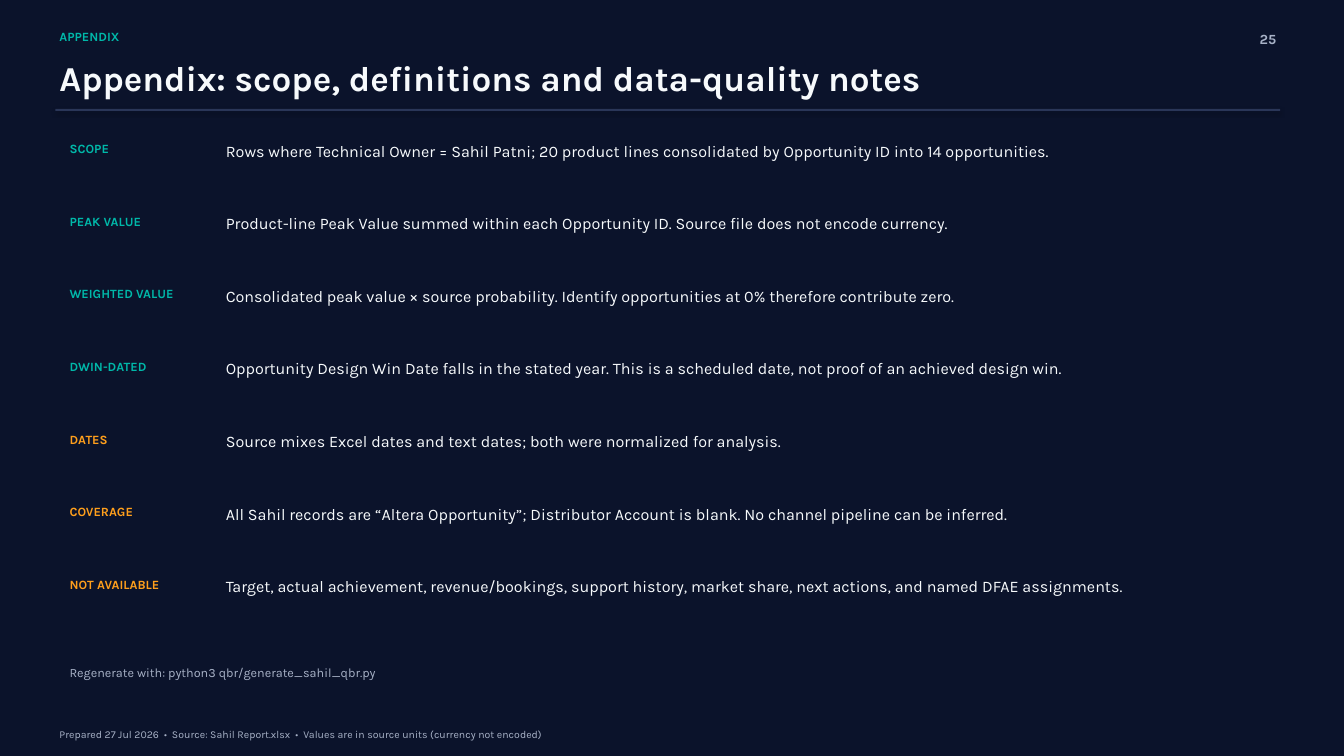
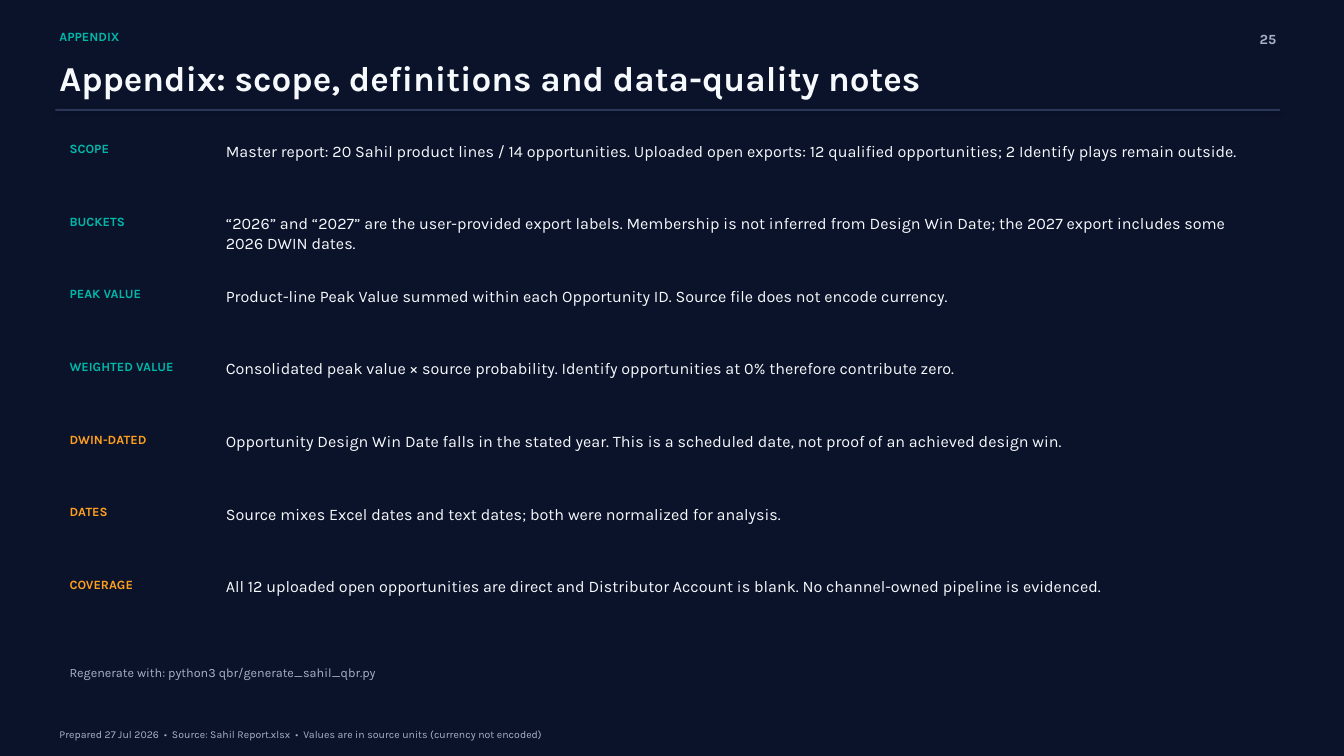
Before and after one commit to sahilpat28/Cursor_Sahil, a slide deck: slide 25 of qbr/output/Sahil_QBR_2026-07-29.pptx. Drawn at 1344x756 pixels with LibreOffice and Linux fonts; fonts in the diff are those of the drawing. Boxes give left, top, right and bottom in pixels: in the first picture for what was removed or moved away, otherwise in the second. Text is boxed around its words. In the diff, an @@ line names an element or a change of style, - is before the commit and + after.

```diff
--- a/qbr/output/Sahil_QBR_2026-07-29.pptx
+++ b/qbr/output/Sahil_QBR_2026-07-29.pptx
@@ text at bbox=[226, 146, 1237, 161]: text changed @@
-Rows where Technical Owner = Sahil Patni; 20 product lines consolidated by Opportunity ID into 14 opportunities.
+Master report: 20 Sahil product lines / 14 opportunities. Uploaded open exports: 12 qualified opportunities; 2 Identify plays remain outside.
@@ text at bbox=[70, 217, 125, 226]: text changed @@
-PEAK VALUE
+BUCKETS
@@ text added at bbox=[226, 218, 1225, 249], 11.5 pt, text #F7FAFC @@
+“2026” and “2027” are the user-provided export labels. Membership is not inferred from Design Win Date; the 2027 export includes some 2026 DWIN dates.
@@ text at bbox=[70, 290, 141, 298]: text changed @@
-WEIGHTED VALUE
+PEAK VALUE
@@ text added at bbox=[70, 362, 173, 371], 9 pt, text #00B8A9, bold @@
+WEIGHTED VALUE
@@ text "DWIN-DATED" at bbox=[70, 435, 147, 444]: text colour #00B8A9 to #FF9F1C @@
@@ 3 texts: place and size @@
-3 texts at bbox=[70, 218, 1061, 378]
+3 texts at bbox=[70, 291, 1061, 451]
@@ text removed at bbox=[226, 509, 1007, 524] @@
-All Sahil records are “Altera Opportunity”; Distributor Account is blank. No channel pipeline can be inferred.
@@ 4 texts: place and size @@
-4 texts at bbox=[70, 291, 954, 516]
+4 texts at bbox=[70, 363, 954, 589]
@@ text removed at bbox=[70, 580, 159, 589] @@
-NOT AVAILABLE
@@ text at bbox=[226, 581, 1101, 596]: text changed @@
-Target, actual achievement, revenue/bookings, support history, market share, next actions, and named DFAE assignments.
+All 12 uploaded open opportunities are direct and Distributor Account is blank. No channel-owned pipeline is evidenced.
```
Also in this commit, not shown: 8 other slides changed, 3 other files.
